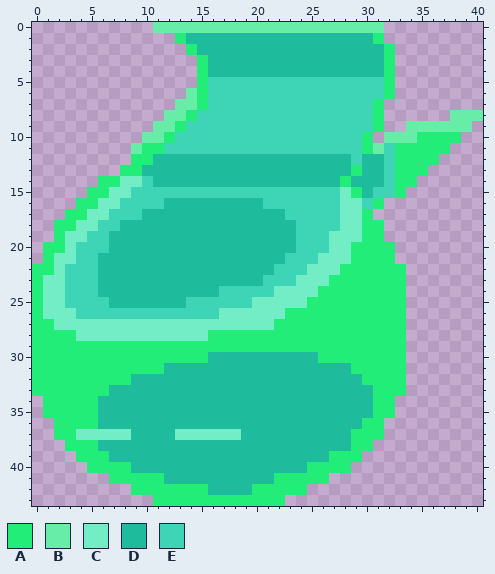
Two versions of one pixel-art sprite, resource/ChainCombat/player/luna/nonPilot.png. The picture above is the old version.
The file is 123x132 pixels, drawn in blocks of 3x3; one block is one cell here.
Palette (. is transparent): A #22ed79  B #67eda7  C #73edc6  D #1ebb9d  E #3ed4b6
Pixels before, first column x 0:
 0 ...........BBBBBBBBBBBBBBBBBBBBB.........
 1 .............ADDDDDDDDDDDDDDDDDA.........
 2 ..............ADDDDDDDDDDDDDDDDDA........
 3 ...............ADDDDDDDDDDDDDDDDA........
 4 ...............ADDDDDDDDDDDDDDDDA........
 5 ...............AEEEEEEEEEEEEEEEEA........
 6 ..............BAEEEEEEEEEEEEEEEEA........
 7 .............BBAEEEEEEEEEEEEEEEA.........
 8 ............BBAEEEEEEEEEEEEEEEEA......BBB
 9 ...........BBAEEEEEEEEEEEEEEEEEA..BBBBBB.
10 ..........BBAEEEEEEEEEEEEEEEEEA.BBBAAAA..
11 .........BAAEEEEEEEEEEEEEEEEEEABEAAAAA...
12 .........AADDDDDDDDDDDDDDDDDDEDDEAAAA....
13 ........AADDDDDDDDDDDDDDDDDDDADDEAAA.....
14 ......AACCEDDDDDDDDDDDDDDDDDADDDEAA......
15 .....AACCEEEEEEEEEEEEEEEEEEECADEEA.......
16 ....AACCEEEEDDDDDDDDDEEEEEEECCEA.........
17 ...AACCEEEDDDDDDDDDDDDDEEEEECCA..........
18 ..AACCEEDDDDDDDDDDDDDDDDEEEECCAA.........
19 ..ACCEEDDDDDDDDDDDDDDDDDEEECCCAA.........
20 .AACEEEDDDDDDDDDDDDDDDDDEEECCAAAA........
21 .ACCEEDDDDDDDDDDDDDDDDDEEECCCAAAA........
22 AACEEEDDDDDDDDDDDDDDDDEEECCCAAAAAA.......
23 ACCEEEDDDDDDDDDDDDDDDEEECCCAAAAAAA.......
24 ACCEEEDDDDDDDDDDDEEEEECCCCAAAAAAAA.......
25 ACCEEEEDDDDDDDEEEEEECCCCCAAAAAAAAA.......
26 ACCCEEEEEEEEEEEEECCCCCCAAAAAAAAAAA.......
27 AACCCCCCCCCCCCCCCCCCCCAAAAAAAAAAAA.......
28 AAAACCCCCCCCCCCCAAAAAAAAAAAAAAAAAA.......
29 AAAAAAAAAAAAAAAAAAAAAAAAAAAAAAAAAA.......
30 AAAAAAAAAAAAAAAADDDDDDDDDDAAAAAAAA.......
31 AAAAAAAAAAAADDDDDDDDDDDDDDDDDAAAAA.......
32 AAAAAAAAADDDDDDDDDDDDDDDDDDDDDAAAA.......
33 AAAAAAADDDDDDDDDDDDDDDDDDDDDDDDAAA.......
34 .AAAAADDDDDDDDDDDDDDDDDDDDDDDDDAA........
35 .AAAAADDDDDDDDDDDDDDDDDDDDDDDDDAA........
36 ..AAAADDDDDDDDDDDDDDDDDDDDDDDDAA.........
37 ..AACCCCCDDDDCCCCCCDDDDDDDDDDAAA.........
38 ...AAADDDDDDDDDDDDDDDDDDDDDDDAA..........
39 ....AAADDDDDDDDDDDDDDDDDDDDAAA...........
40 .....AAAADDDDDDDDDDDDDDDDAAAA............
41 .......AAAAADDDDDDDDDDAAAAA..............
42 .........AAAAAAADDDDAAAAA................
43 ...........AAAAAAAAAAAA..................
Once edited:
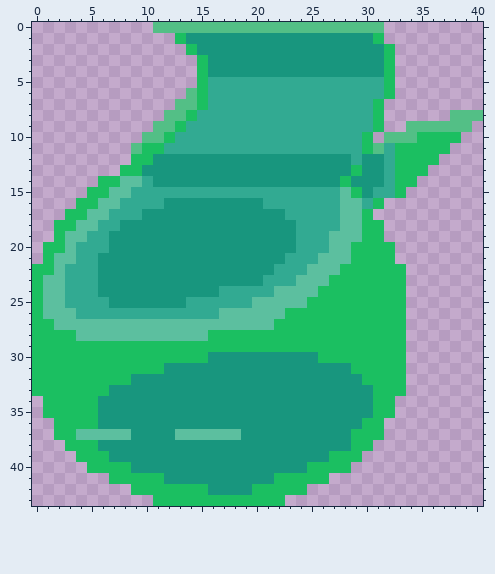
Change:
Colour A changes from #22ed79 to #1bbf61.
Colour B changes from #67eda7 to #53bf86.
Colour C changes from #73edc6 to #5cbf9f.
Colour D changes from #1ebb9d to #18967e.
Colour E changes from #3ed4b6 to #32aa92.
Changed places in both pictures, as pixel boxes (x1, y1, x2, y2):
changed: (32, 22, 483, 506)
